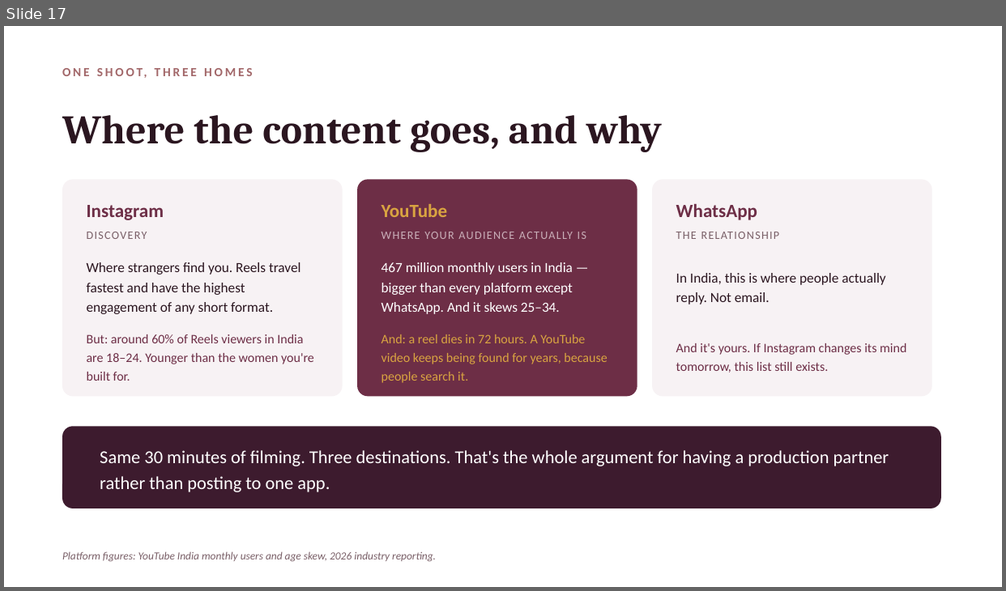
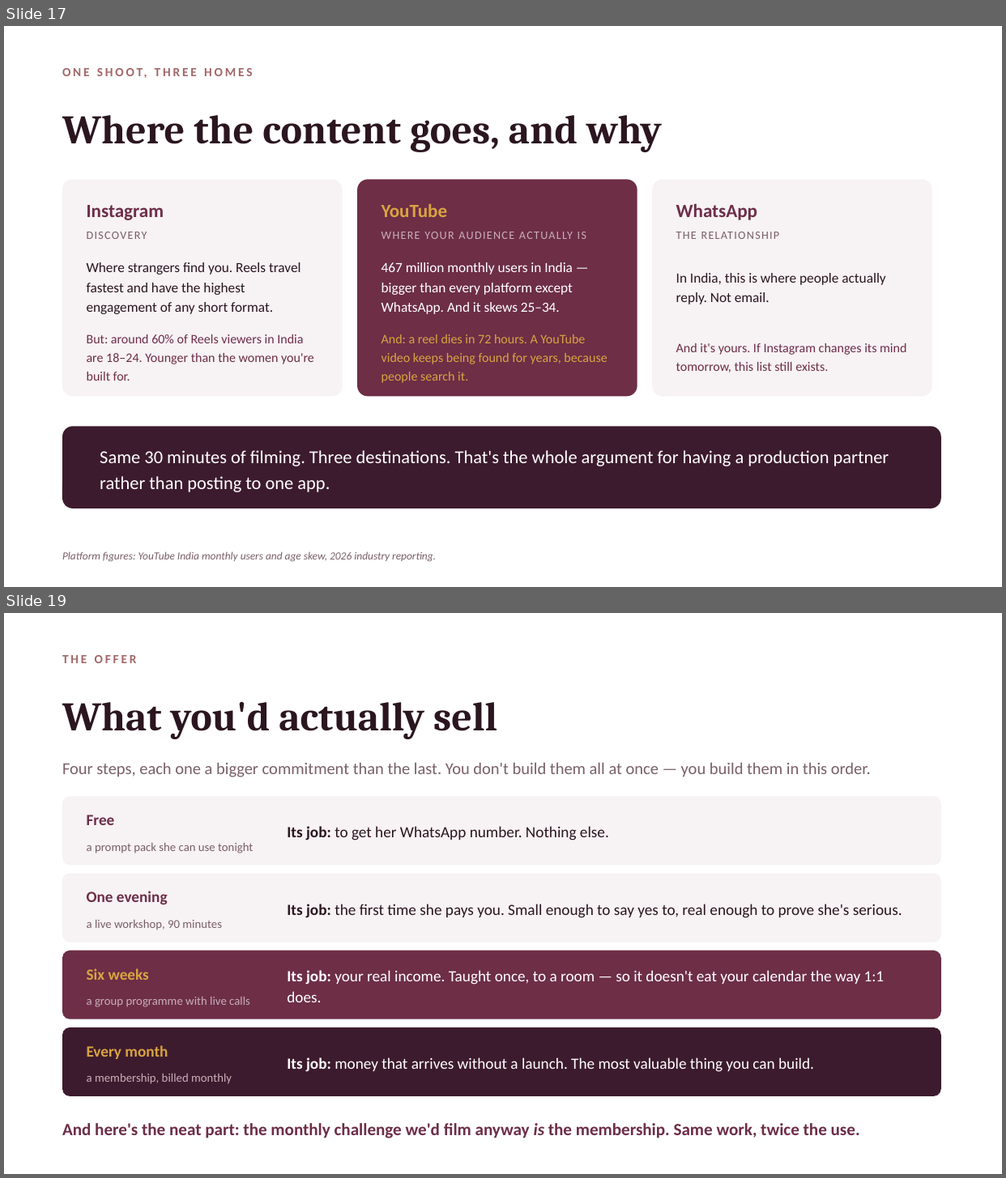
Before and after one commit to productionxin/Assets, a slide deck: clients/juhi-agarwal-nexther/neXtHer-What-I-Found.pptx. Shown one above the other, each under a label of ours: slide 17 before the commit, slides 17 and 19 after it; the slides between them are not shown. The pictures are 1006x591 and 1006x1178 pixels, drawn with LibreOffice and Linux fonts; fonts in the diff are those of the drawing. Boxes give left, top, right and bottom in pixels: in the first picture for what was removed or moved away, otherwise in the second. Text is boxed around its words. In the diff, an @@ line names an element or a change of style, - is before the commit and + after.

```diff
--- a/clients/juhi-agarwal-nexther/neXtHer-What-I-Found.pptx
+++ b/clients/juhi-agarwal-nexther/neXtHer-What-I-Found.pptx
@@ slide 19 added at [4, 613, 1002, 1174], background #FFFFFF @@
@@ text added at [62, 655, 137, 663], 12 pt, text #A26769, bold @@
+THE OFFER
@@ text added at [62, 702, 497, 739], 39 pt, text #2B1620, bold @@
+What you'd actually sell
@@ text added at [62, 763, 871, 777], 16 pt, text #7A6068 @@
+Four steps, each one a bigger commitment than the last. You don't build them all at once — you build them in this order.
@@ rounded rectangle added at [62, 796, 941, 865], fill #F7F2F4 @@
@@ text added at [87, 815, 115, 825], 15 pt, text #6D2E46, bold @@
+Free
@@ text added at [287, 826, 609, 841], 15 pt, text #2B1620 @@
+Its job: to get her WhatsApp number. Nothing else.
@@ text added at [87, 843, 253, 854], 11.5 pt, text #7A6068 @@
+a prompt pack she can use tonight
@@ rounded rectangle added at [62, 874, 941, 943], fill #F7F2F4 @@
@@ text added at [87, 891, 168, 905], 15 pt, text #6D2E46, bold @@
+One evening
@@ text added at [287, 904, 902, 918], 15 pt, text #2B1620 @@
+Its job: the first time she pays you. Small enough to say yes to, real enough to prove she's serious.
@@ text added at [87, 920, 222, 931], 11.5 pt, text #7A6068 @@
+a live workshop, 90 minutes
@@ rounded rectangle added at [62, 951, 941, 1020], fill #6D2E46 @@
@@ text added at [87, 969, 149, 980], 15 pt, text #D9A441, bold @@
+Six weeks
@@ text added at [287, 970, 884, 1003], 15 pt, text #FFFFFF @@
+Its job: your real income. Taught once, to a room — so it doesn't eat your calendar the way 1:1 does.
@@ text added at [87, 997, 250, 1007], 11.5 pt, text #C9AEB8 @@
+a group programme with live calls
@@ rounded rectangle added at [62, 1028, 941, 1097], fill #3D1B2E @@
@@ text added at [87, 1046, 168, 1059], 15 pt, text #D9A441, bold @@
+Every month
@@ text added at [87, 1074, 232, 1084], 11.5 pt, text #C9AEB8 @@
+a membership, billed monthly
@@ text added at [287, 1058, 814, 1072], 15 pt, text #FFFFFF @@
+Its job: money that arrives without a launch. The most valuable thing you can build.
@@ text added at [62, 1123, 860, 1139], 16.5 pt, text #6D2E46, bold @@
+And here's the neat part: the monthly challenge we'd film anyway is the membership. Same work, twice the use.
```
Also in this commit, not shown: 2 other slides added, 4 other files.
